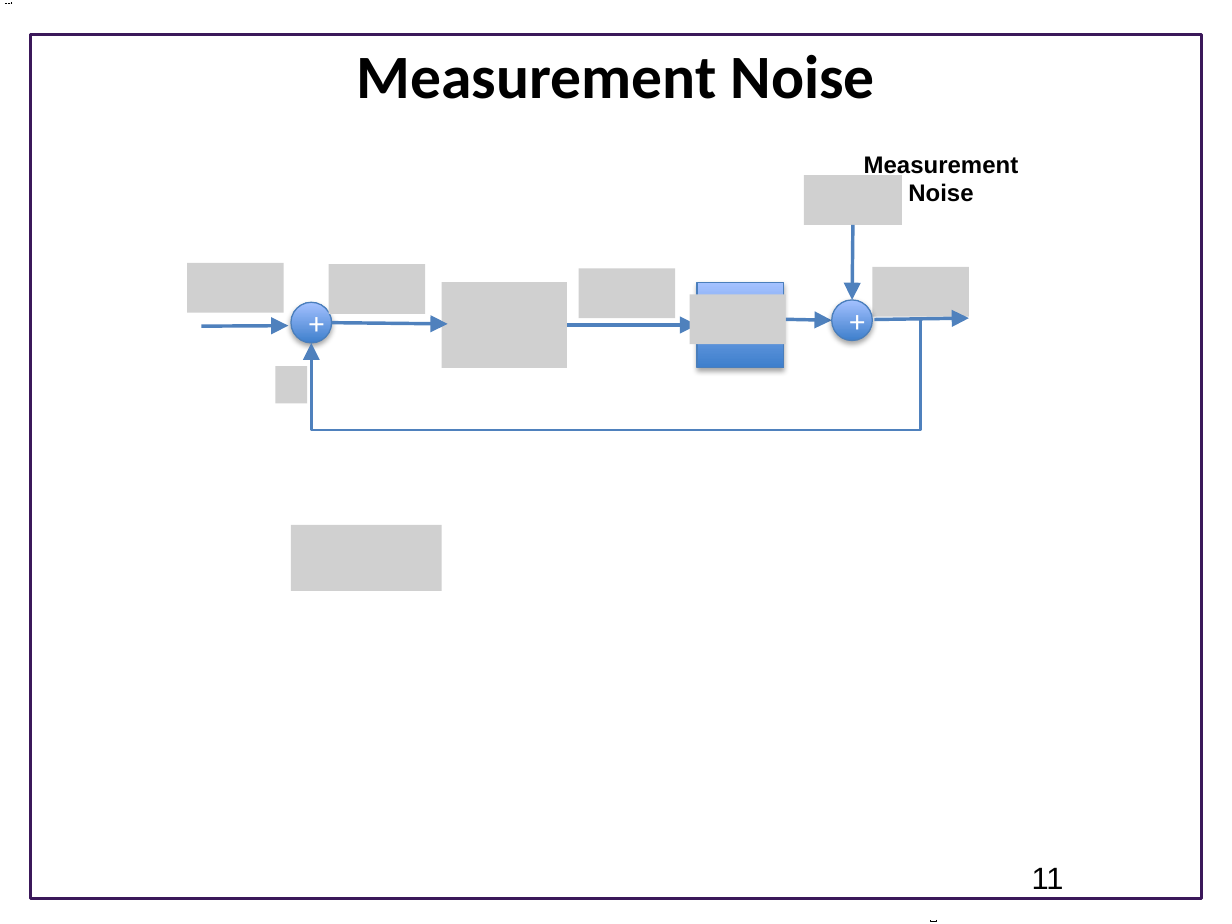
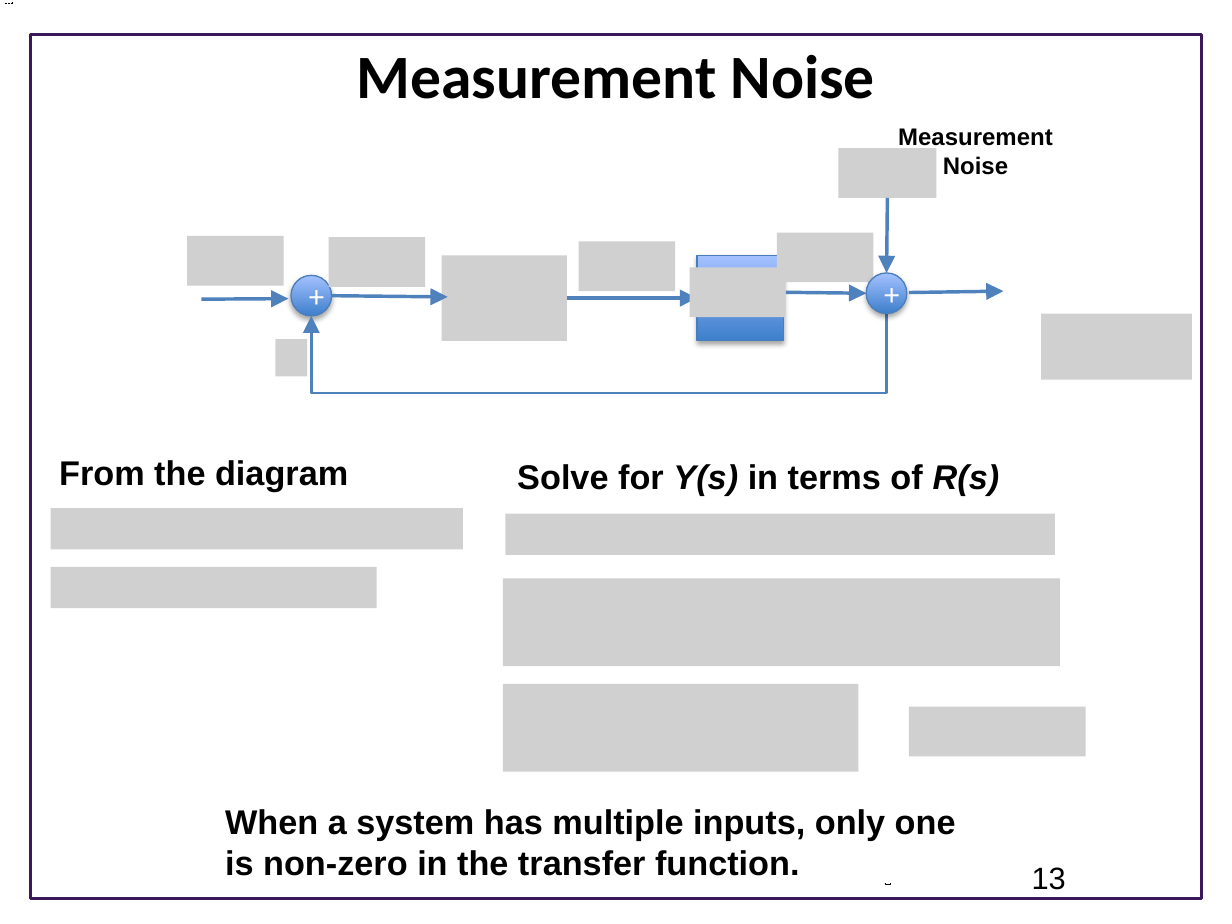
Before and after one commit to joseph-hellerstein/advanced-controls-lectures, a slide deck: slide 13 of Lecture_13-Control-Systems/Control-Systems.pptx (slide 11 before the commit). Drawn at 1232x924 pixels with LibreOffice and Linux fonts; fonts in the diff are those of the drawing; grey boxes stand for pictures; background and template pictures are left out. Boxes give left, top, right and bottom in pixels: in the first picture for what was removed or moved away, otherwise in the second. Text is boxed around its words. In the diff, an @@ line names an element or a change of style, - is before the commit and + after.

```diff
--- a/Lecture_13-Control-Systems/Control-Systems.pptx
+++ b/Lecture_13-Control-Systems/Control-Systems.pptx
@@ picture added at box(839, 148, 938, 197) @@
@@ picture removed at box(804, 175, 903, 224) @@
@@ picture added at box(777, 233, 873, 282) @@
@@ picture: place and size @@
-picture at box(579, 269, 675, 318)
+picture at box(579, 241, 675, 291)
@@ 4 pictures, 3 arrows, 1 ellipse, 1 rectangle: place and size @@
-4 pictures, 3 arrows, 1 ellipse, 1 rectangle at box(187, 262, 786, 367)
+4 pictures, 3 arrows, 1 ellipse, 1 rectangle at box(187, 235, 786, 340)
@@ picture removed at box(872, 267, 968, 317) @@
@@ arrow moved from (786, 319) - (832, 320) to (786, 292) - (866, 293) @@
@@ 2 arrows, 1 text, 1 ellipse: place and size @@
-2 arrows, 1 text, 1 ellipse at box(832, 156, 1019, 340)
+2 arrows, 1 text, 1 ellipse at box(866, 128, 1053, 314)
@@ elbow arrow moved from (920, 317) - (312, 342) to (887, 314) - (312, 317) @@
@@ picture added at box(1041, 314, 1191, 381) @@
@@ picture added at box(275, 339, 307, 376) @@
@@ picture removed at box(275, 366, 307, 403) @@
@@ text added at box(59, 460, 348, 491), 20 pt, text #000000, bold @@
+From the diagram
@@ text added at box(517, 464, 1000, 496), 20 pt, text #000000, bold @@
+Solve for Y(s) in terms of R(s)
@@ picture added at box(51, 508, 463, 549) @@
@@ picture removed at box(291, 525, 441, 591) @@
@@ picture added at box(505, 514, 1055, 556) @@
@@ picture added at box(51, 567, 376, 609) @@
@@ picture added at box(503, 578, 1060, 665) @@
@@ picture added at box(503, 684, 859, 771) @@
@@ picture added at box(909, 707, 1087, 756) @@
@@ text added at box(225, 809, 956, 876), 20 pt, text #000000, bold @@
+When a system has multiple inputs, only one is non-zero in the transfer function.
@@ page number at box(1032, 867, 1066, 890): text changed @@
-11
+13
```
Also in this commit, not shown: 7 other slides changed, 5 slides added, 2 slides removed.
